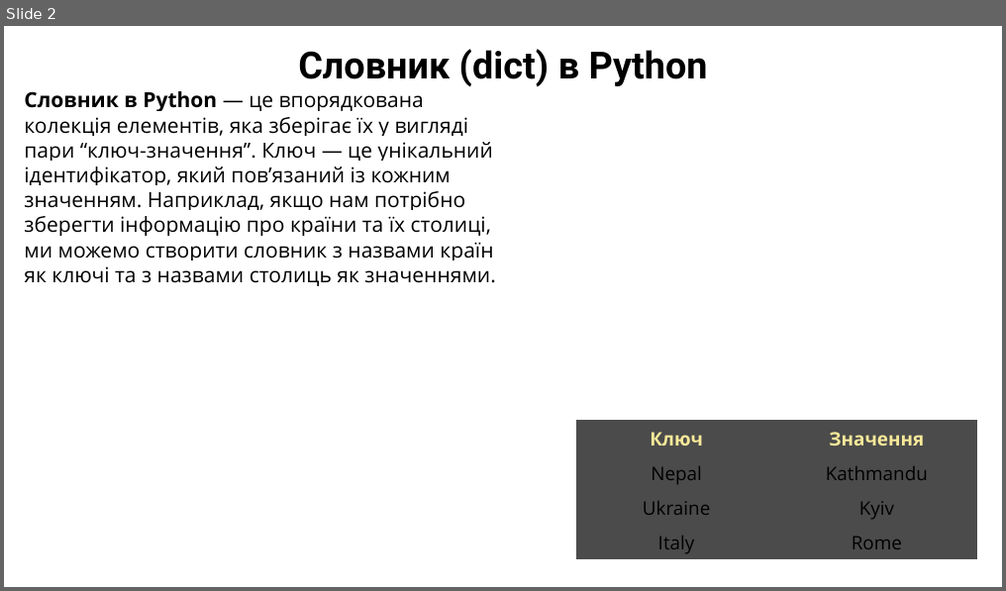
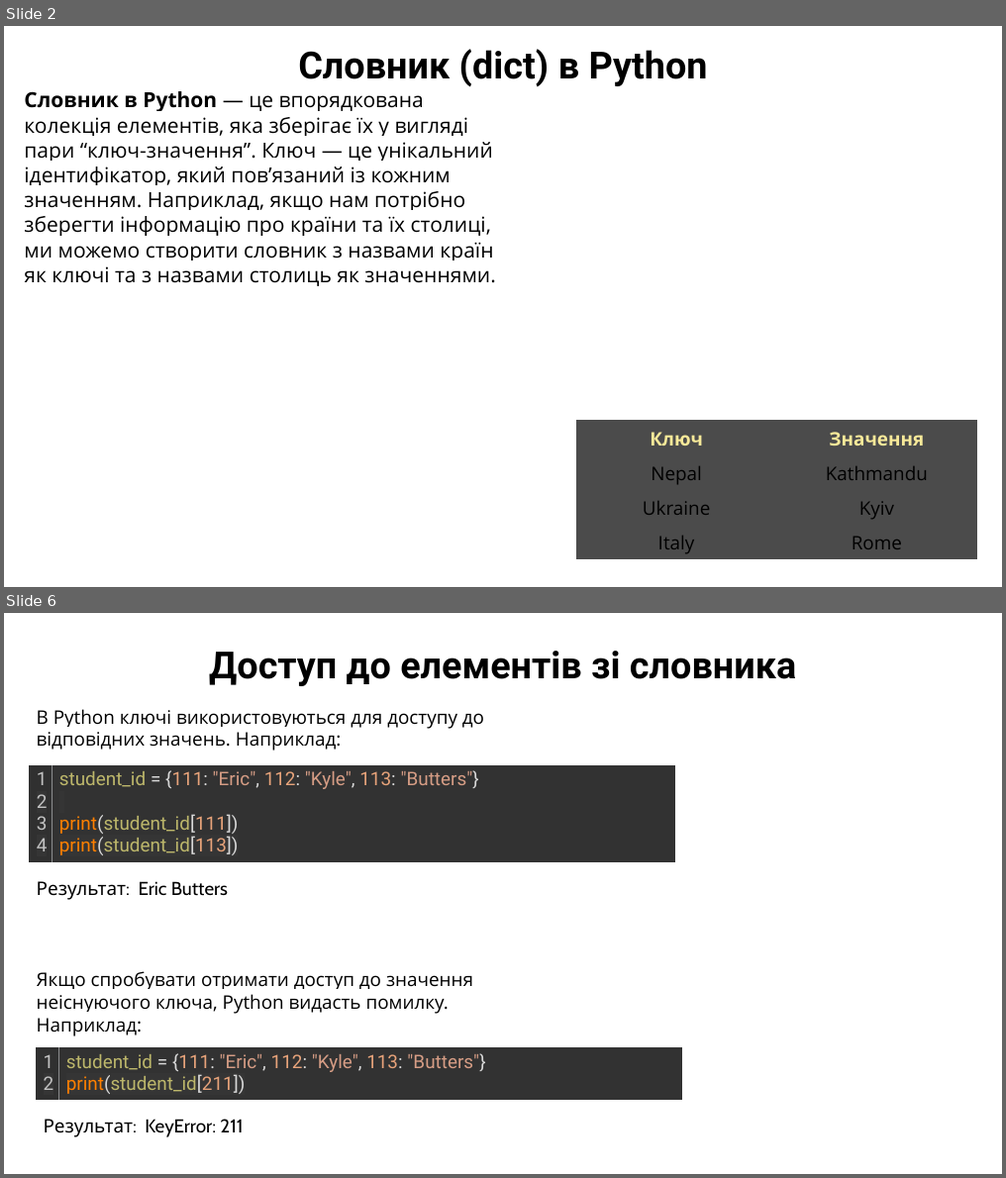
Before and after one commit to arg3ntuum/PythonCourse, a slide deck: Python Урок 10 Словники.pptx. Shown one above the other, each under a label of ours: slide 2 before the commit, slides 2 and 6 after it; the slides between them are not shown. The pictures are 1006x591 and 1006x1178 pixels, drawn with LibreOffice and Linux fonts; fonts in the diff are those of the drawing. Boxes give left, top, right and bottom in pixels: in the first picture for what was removed or moved away, otherwise in the second. Text is boxed around its words. In the diff, an @@ line names an element or a change of style, - is before the commit and + after.

```diff
--- a/Python Урок 10 Словники.pptx
+++ b/Python Урок 10 Словники.pptx
@@ slide 6 added at box(4, 613, 1002, 1174), background #FFFFFF @@
@@ text added at box(209, 651, 796, 686), 36 pt, text #000000, bold @@
+Доступ до елементів зі словника
@@ text added at box(37, 709, 484, 751), 18 pt, text #000000 @@
+В Python ключі використовуються для доступу до відповідних значень. Наприклад:
@@ table added at box(29, 765, 675, 862), 1 rows, 2 columns @@
+1 / 2 / 3 / 4 | student_id = {111: "Eric", 112: "Kyle", 113: "Butters"} / print(student_id[111]) / print(student_id[113])
@@ text added at box(37, 881, 228, 900), 18 pt, text #000000 @@
+Результат: Eric Butters
@@ text added at box(37, 971, 473, 1037), 18 pt, text #000000 @@
+Якщо спробувати отримати доступ до значення неіснуючого ключа, Python видасть помилку. Наприклад:
@@ table added at box(36, 1048, 682, 1100), 1 rows, 2 columns @@
+1 / 2 | student_id = {111: "Eric", 112: "Kyle", 113: "Butters"} / print(student_id[211])
@@ text added at box(44, 1119, 243, 1138), 18 pt, text #000000 @@
+Результат: KeyError: 211
```
Also in this commit, not shown: 1 slide changed, 7 other slides added, 1 other file.
